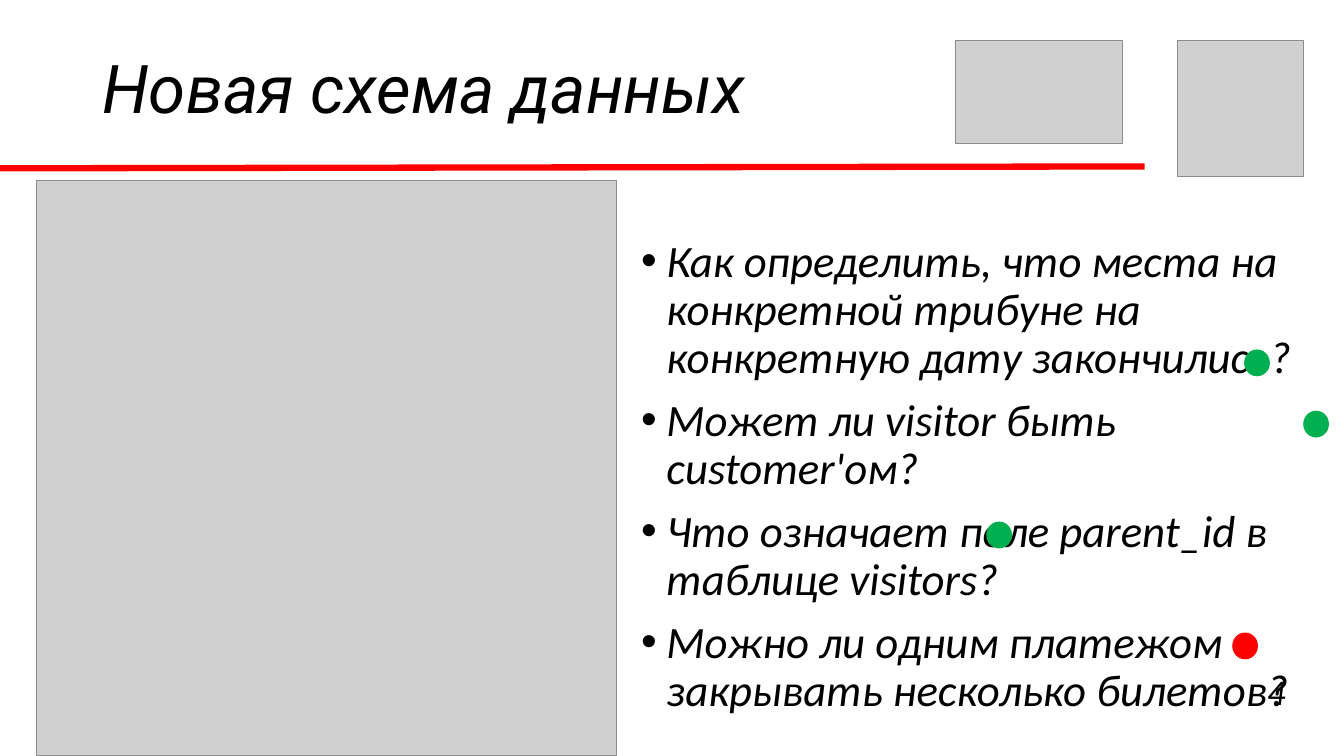
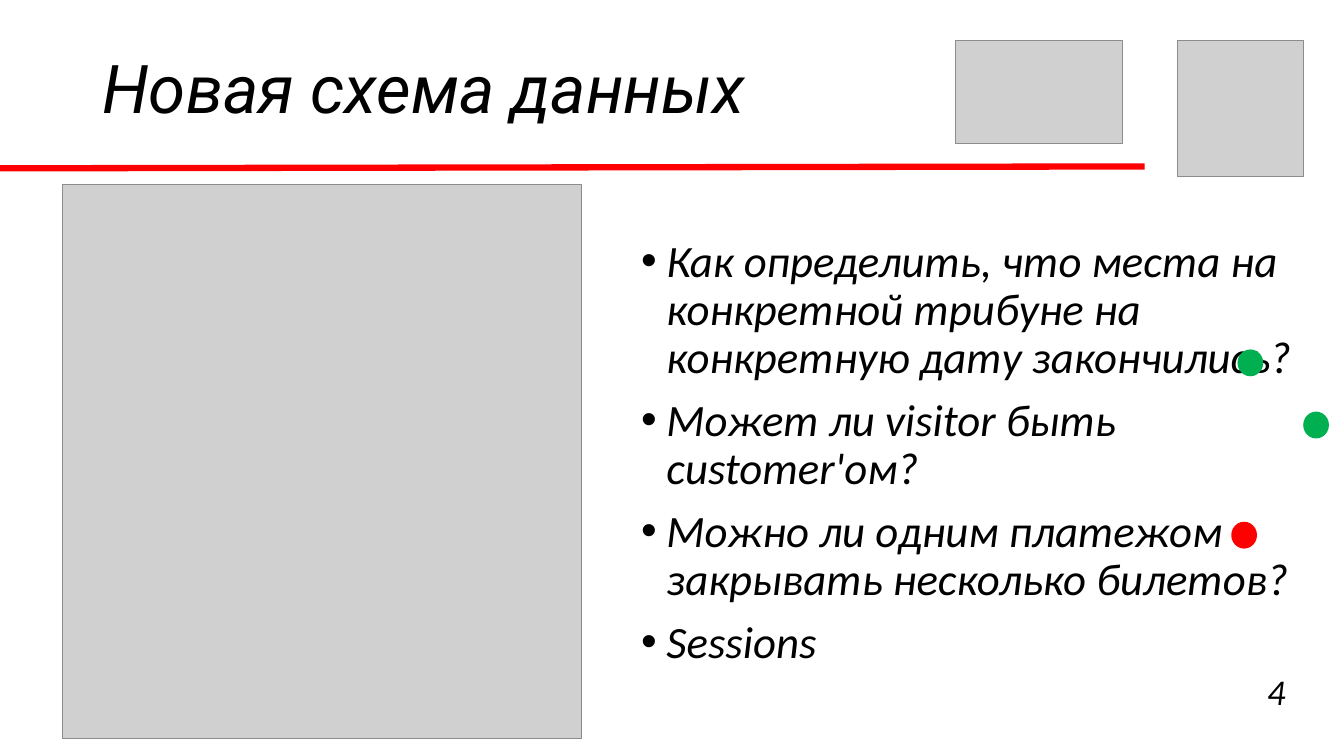
Before and after one commit to denisstasyev/database_course, a slide deck: slide 4 of Stasyev Denis/homework8/presentation/presentation.pptx. Drawn at 1344x756 pixels with LibreOffice and Linux fonts; fonts in the diff are those of the drawing; grey boxes stand for pictures. Boxes give left, top, right and bottom in pixels: in the first picture for what was removed or moved away, otherwise in the second. Text is boxed around its words. In the diff, an @@ line names an element or a change of style, - is before the commit and + after.

Commit message:
presentation

```diff
--- a/Stasyev Denis/homework8/presentation/presentation.pptx
+++ b/Stasyev Denis/homework8/presentation/presentation.pptx
@@ picture: place and size @@
-picture at <box>36,180,616,756</box>
+picture at <box>63,185,582,739</box>
@@ ellipse: place and size @@
-ellipse at <box>1244,350,1270,377</box>
+ellipse at <box>1238,350,1264,377</box>
@@ text at <box>666,516,1267,603</box>: paragraph removed @@
-• Что означает поле parent_id в таблице visitors?
@@ ellipse removed at <box>986,521,1012,548</box> @@
@@ ellipse: place and size @@
-ellipse at <box>1232,632,1258,659</box>
+ellipse at <box>1231,522,1257,549</box>
@@ text at <box>666,627,816,659</box>: paragraph added @@
+• Sessions
```
Also in this commit, not shown: 7 other slides changed, 8 other files.
